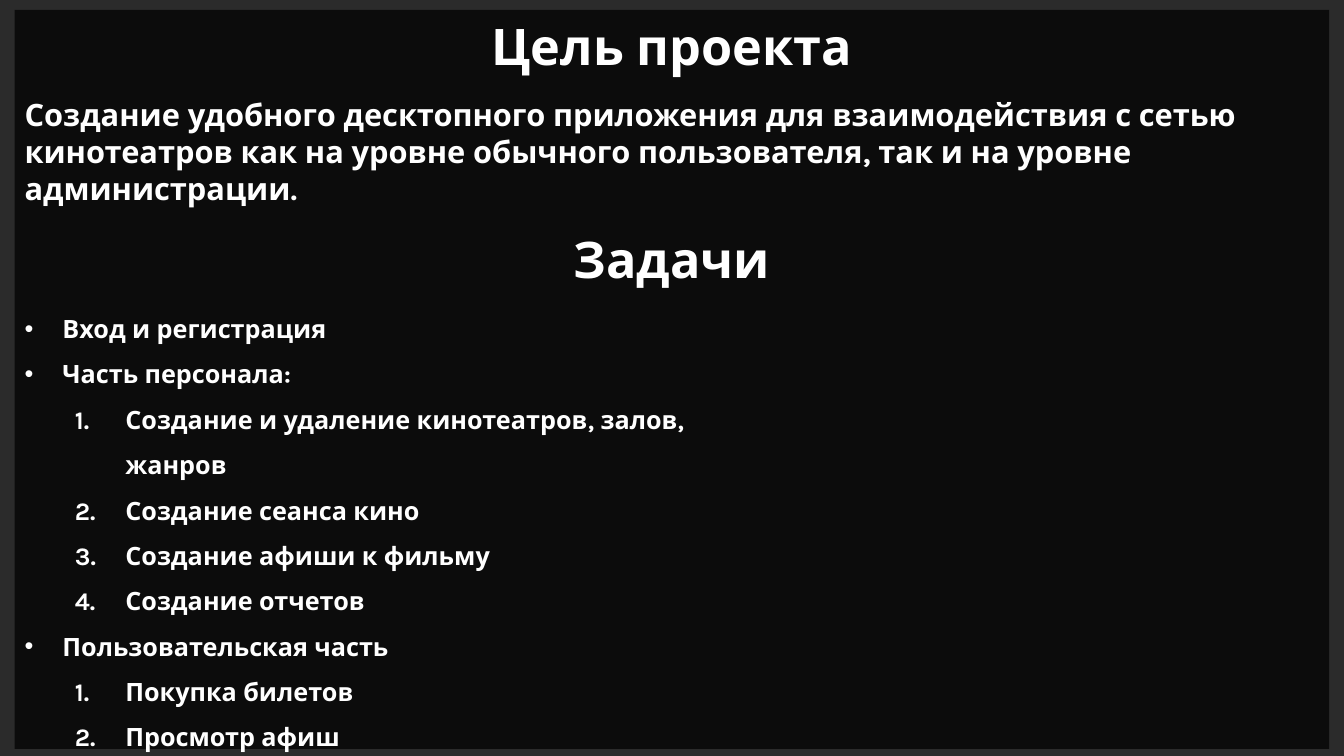
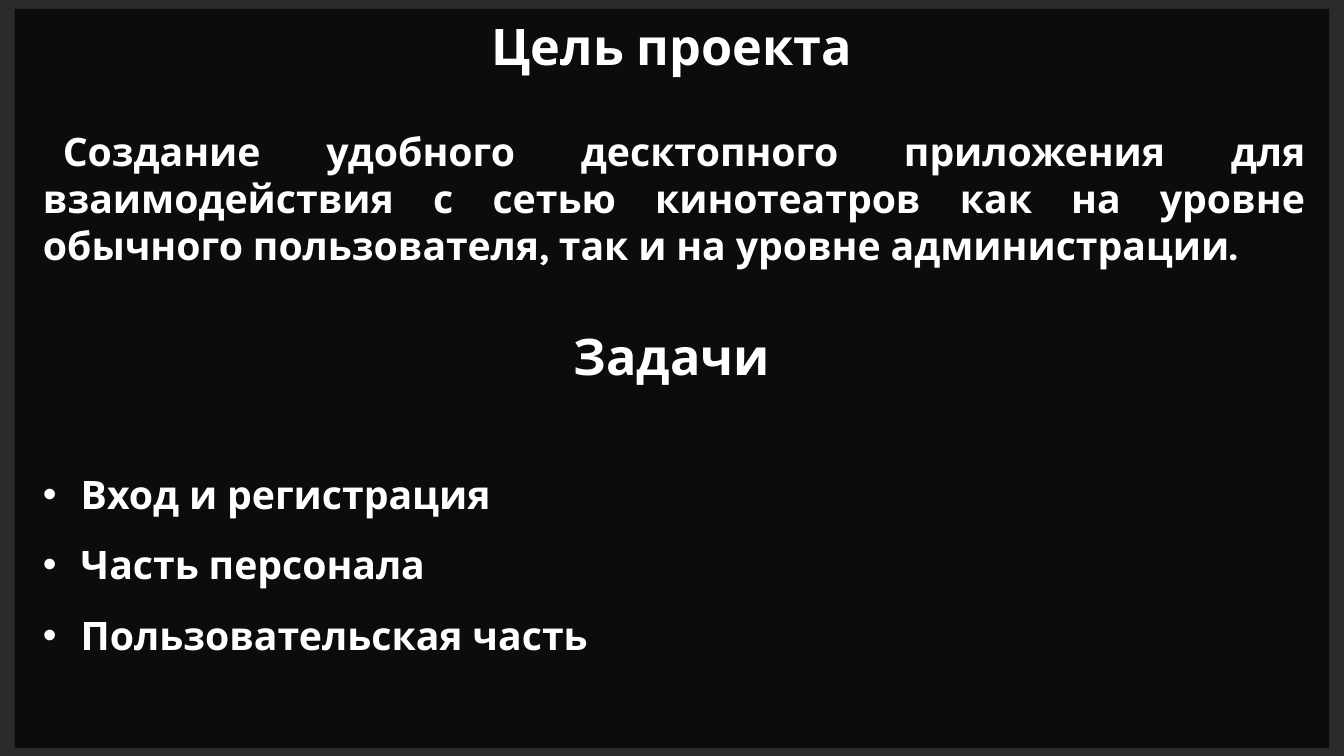
Before and after one commit to fivan999/cinema-controlling-system, a slide deck: slide 2 of data/description_files/cinema-controlling-system.pptm. Drawn at 1344x756 pixels with LibreOffice and Linux fonts; fonts in the diff are those of the drawing; background and template pictures are left out; a plain dark background stands for a picture behind light text. Boxes give left, top, right and bottom in pixels: in the first picture for what was removed or moved away, otherwise in the second. Text is boxed around its words. In the diff, an @@ line names an element or a change of style, - is before the commit and + after.

```diff
--- a/data/description_files/cinema-controlling-system.pptm
+++ b/data/description_files/cinema-controlling-system.pptm
@@ text "Создание удобного десктопного приложения для ..." moved from (x1=25, y1=102, x2=1236, y2=208) to (x1=43, y1=136, x2=1305, y2=270) @@
@@ text "Создание удобного десктопного приложения для ..." at (x1=43, y1=136, x2=1305, y2=270): size 22 to 28 pt; alignment left to justified; indent changed @@
@@ text "Задачи" moved from (x1=574, y1=241, x2=770, y2=288) to (x1=574, y1=338, x2=770, y2=385) @@
@@ text "Вход и регистрация" moved from (x1=62, y1=320, x2=684, y2=752) to (x1=81, y1=481, x2=587, y2=651) @@
@@ text at (x1=81, y1=481, x2=587, y2=651): size 18 to 28 pt in "Вход и регистрация", "Пользовательская часть" @@
@@ text at (x1=81, y1=551, x2=425, y2=589): text changed; size 18 to 28 pt @@
-• Часть персонала:
-  1. Создание и удаление кинотеатров, залов, жанров
-  2. Создание сеанса кино
-  3. Создание афиши к фильму
-  4. Создание отчетов
+• Часть персонала
@@ text at (x1=125, y1=681, x2=353, y2=752): paragraphs removed @@
-  1. Покупка билетов
-  2. Просмотр афиш
-  3. Просмотр чеков
```
Also in this commit, not shown: 4 other slides changed, 13 slides added, 4 slides removed, 3 other files.
